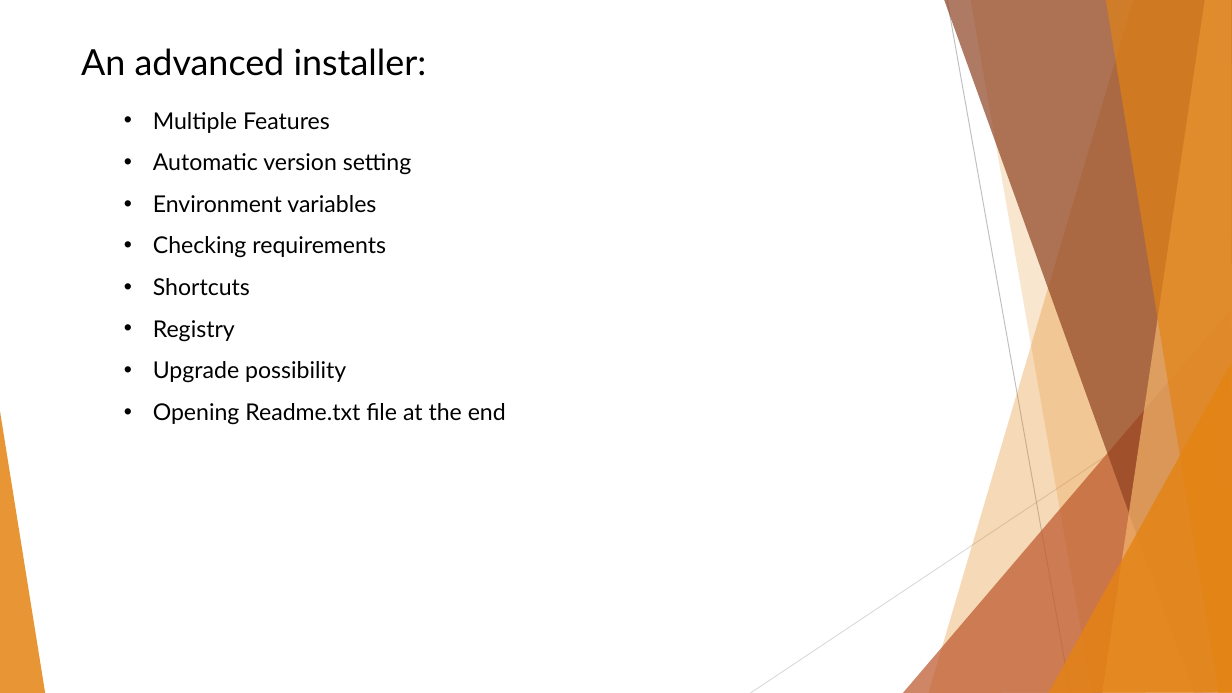
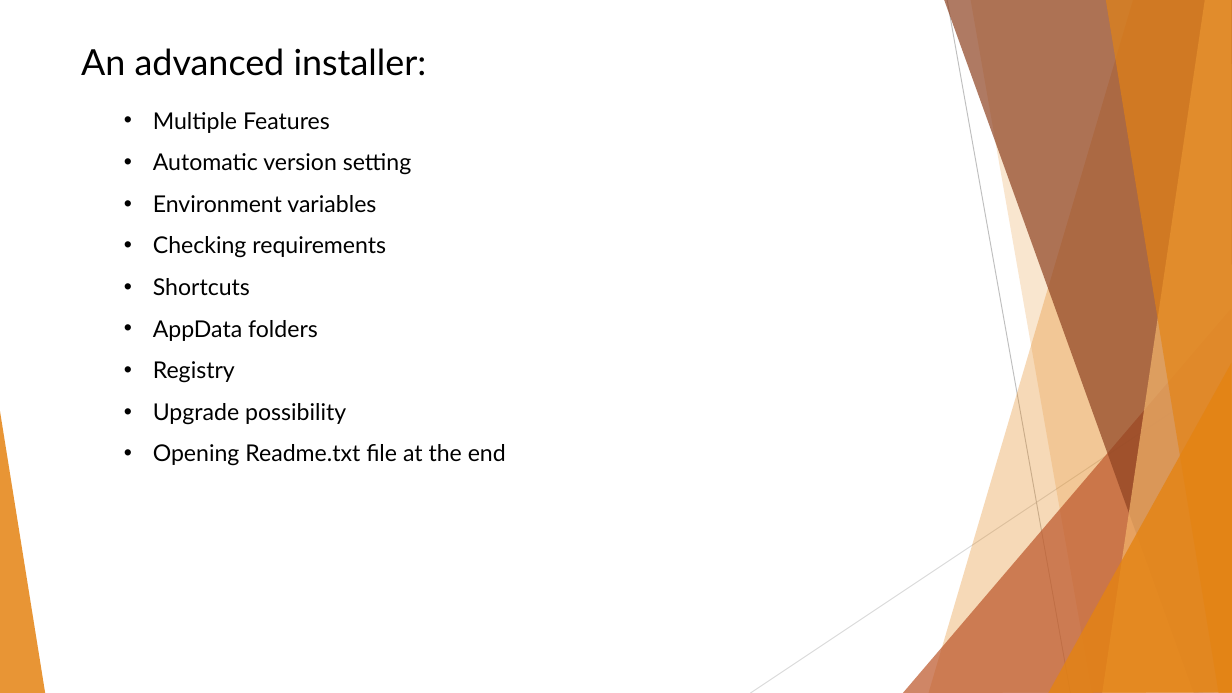
Before and after one commit to BinaryStudioAcademy/WixGettingStartedCourse, a slide deck: slide 3 of Part 2/WiX Part 2.pptx. Drawn at 1232x693 pixels with LibreOffice and Linux fonts; fonts in the diff are those of the drawing. Boxes give left, top, right and bottom in pixels: in the first picture for what was removed or moved away, otherwise in the second. Text is boxed around its words. In the diff, an @@ line names an element or a change of style, - is before the commit and + after.

```diff
--- a/Part 2/WiX Part 2.pptx
+++ b/Part 2/WiX Part 2.pptx
@@ text at <box>153,320,318,341</box>: paragraph added @@
+• AppData folders
```
Also in this commit, not shown: 1 slide removed.
